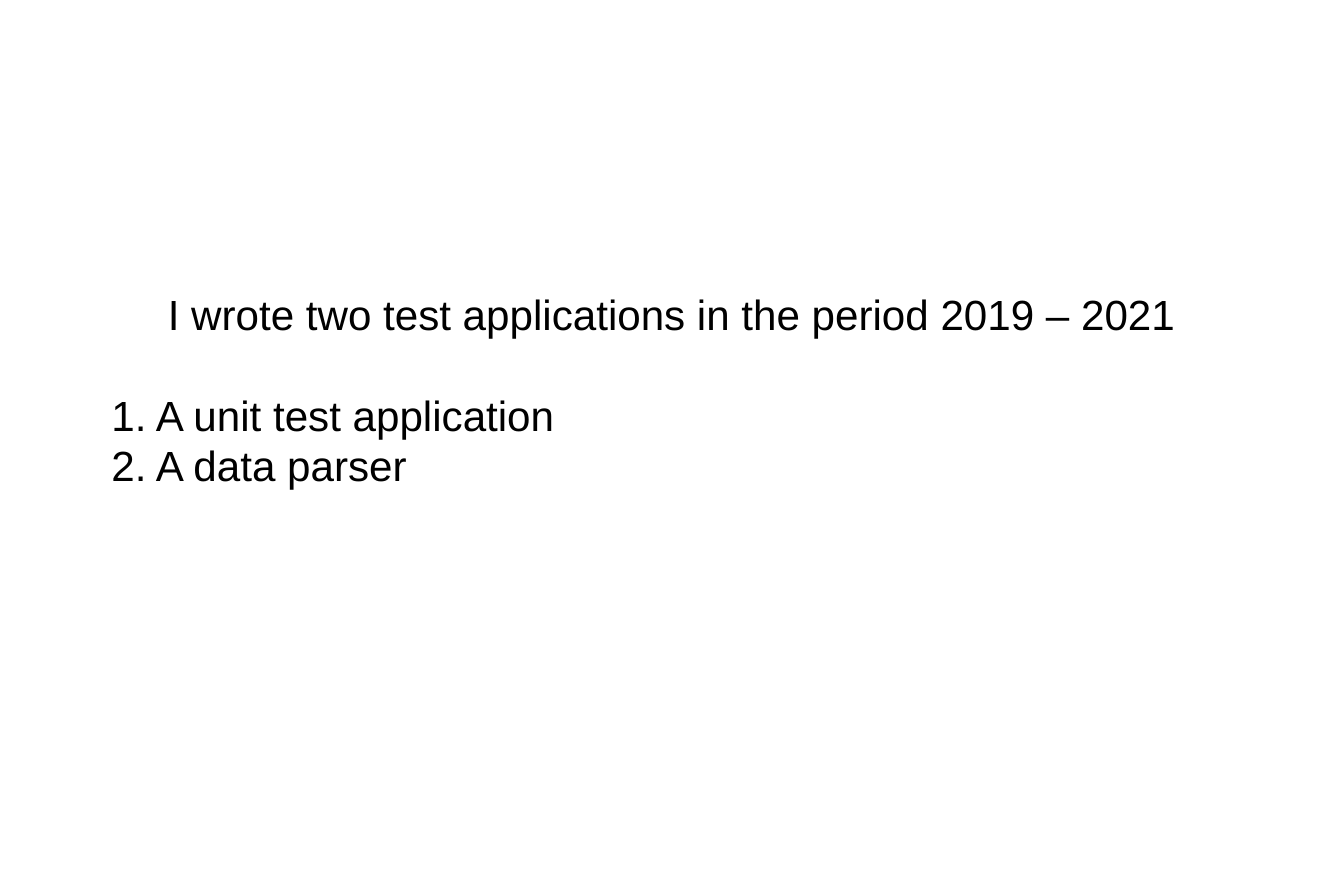
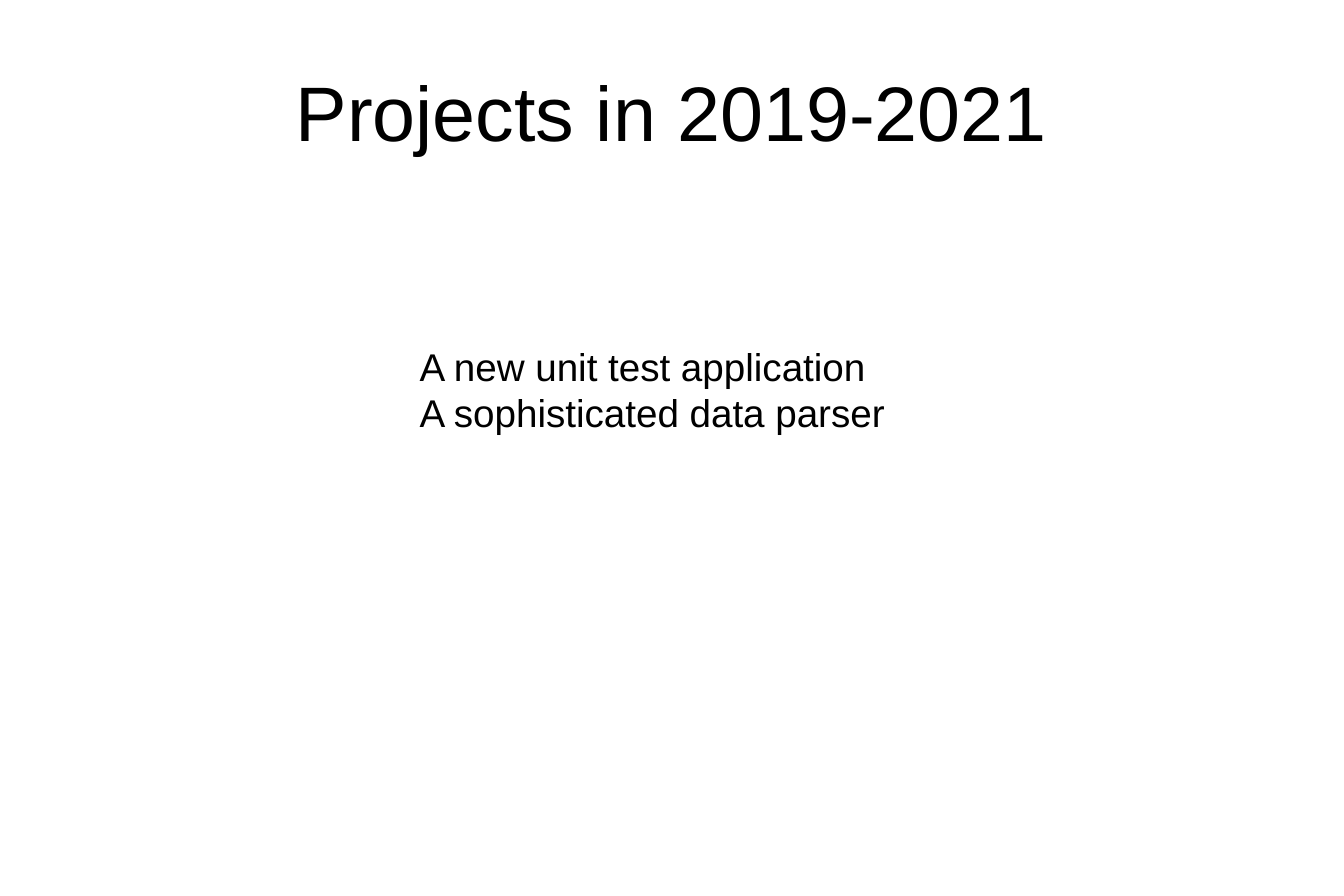
Before and after one commit to jn100py/portfolio, a slide deck: slide 1 of test_applications/presentation_testapplications.pptx. Drawn at 1344x896 pixels with LibreOffice and Linux fonts; fonts in the diff are those of the drawing. Boxes give left, top, right and bottom in pixels: in the first picture for what was removed or moved away, otherwise in the second. Text is boxed around its words. In the diff, an @@ line names an element or a change of style, - is before the commit and + after.

Commit message:
Update presentation

```diff
--- a/test_applications/presentation_testapplications.pptx
+++ b/test_applications/presentation_testapplications.pptx
@@ text added at bbox=[296, 85, 1046, 155], 44 pt, text #000000 @@
+Projects in 2019-2021
@@ text at bbox=[420, 353, 884, 435]: text changed; size 24 to 22 pt @@
-I wrote two test applications in the period 2019 – 2021
-1. A unit test application
-2. A data parser
+A new unit test application
+A sophisticated data parser
```
Also in this commit, not shown: 1 other slide changed, 9 slides added, 10 slides removed, 2 other files.
